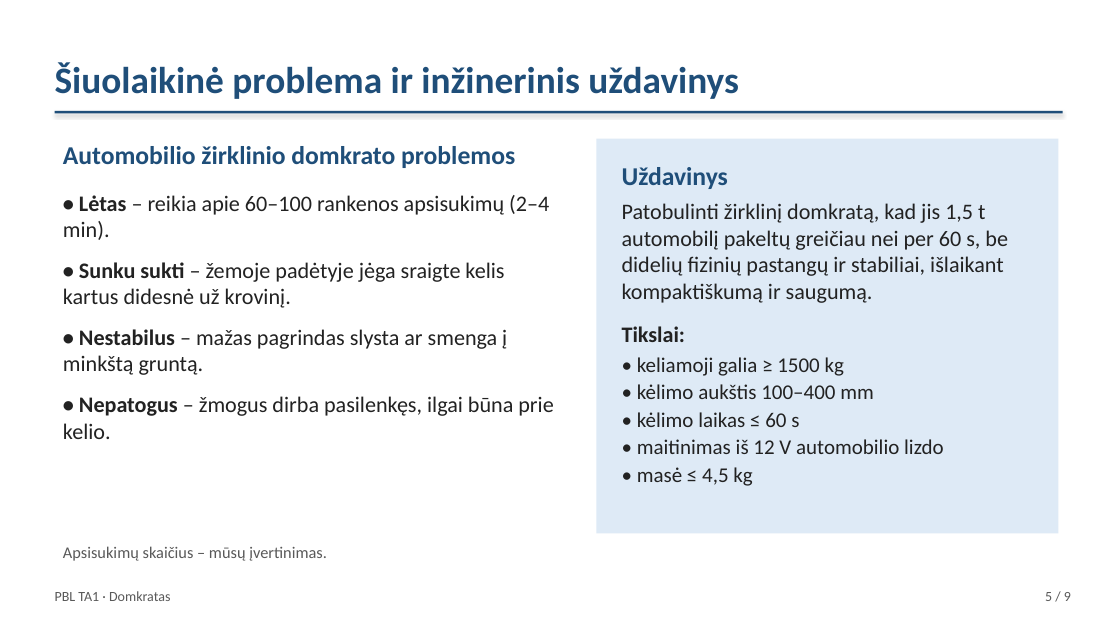
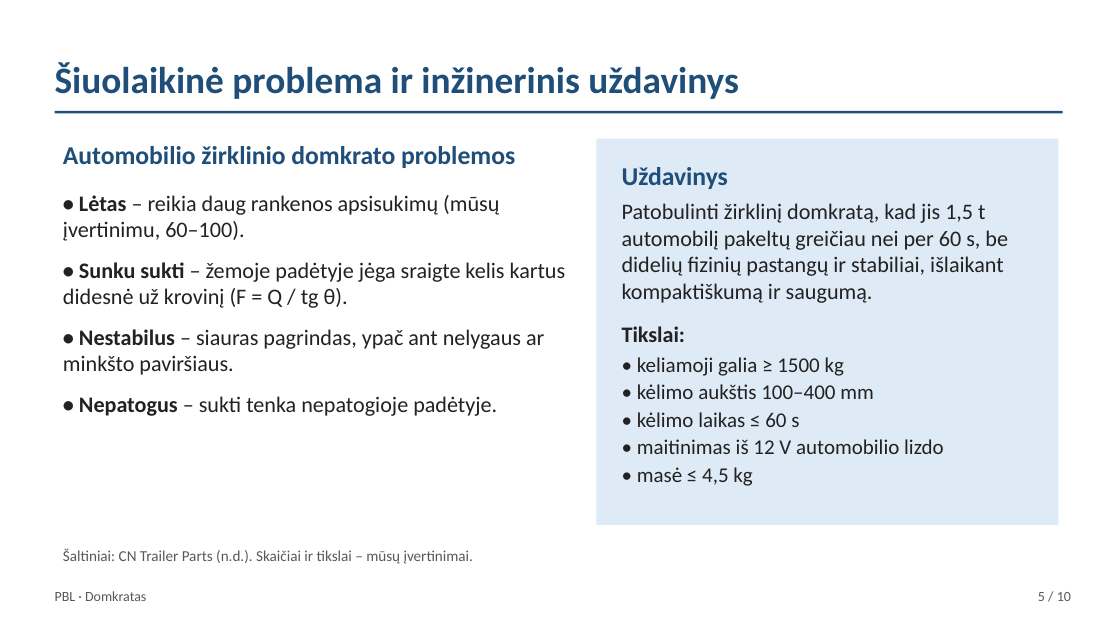
Before and after one commit to Goblinukas-beep/Ye, a slide deck: slide 5 of domkratas-ta1/domkratas-ta1.pptx. Drawn at 1120x630 pixels with LibreOffice and Linux fonts; fonts in the diff are those of the drawing. Boxes give left, top, right and bottom in pixels: in the first picture for what was removed or moved away, otherwise in the second. Text is boxed around its words. In the diff, an @@ line names an element or a change of style, - is before the commit and + after.

```diff
--- a/domkratas-ta1/domkratas-ta1.pptx
+++ b/domkratas-ta1/domkratas-ta1.pptx
@@ rectangle at box(55, 111, 1063, 113): shadow off @@
@@ rectangle: place and size @@
-rectangle at box(597, 139, 1059, 534)
+rectangle at box(597, 139, 1059, 525)
@@ text at box(63, 195, 566, 416): text changed @@
-• Lėtas – reikia apie 60–100 rankenos apsisukimų (2–4 min).
-• Sunku sukti – žemoje padėtyje jėga sraigte kelis kartus didesnė už krovinį.
-• Nestabilus – mažas pagrindas slysta ar smenga į minkštą gruntą.
-• Nepatogus – žmogus dirba pasilenkęs, ilgai būna prie kelio.
+• Lėtas – reikia daug rankenos apsisukimų (mūsų įvertinimu, 60–100).
+• Sunku sukti – žemoje padėtyje jėga sraigte kelis kartus didesnė už krovinį (F = Q / tg θ).
+• Nestabilus – siauras pagrindas, ypač ant nelygaus ar minkšto paviršiaus.
+• Nepatogus – sukti tenka nepatogioje padėtyje.
@@ text at box(63, 548, 473, 564): text changed; size 14 to 13 pt @@
-Apsisukimų skaičius – mūsų įvertinimas.
+Šaltiniai: CN Trailer Parts (n.d.). Skaičiai ir tikslai – mūsų įvertinimai.
@@ text at box(55, 591, 146, 601): text changed @@
-PBL TA1 · Domkratas
+PBL · Domkratas
@@ text at box(1038, 592, 1071, 601): text changed @@
-5 / 9
+5 / 10
```
Also in this commit, not shown: 6 other slides changed, 2 slides added, 1 slide removed, 3 other files.
